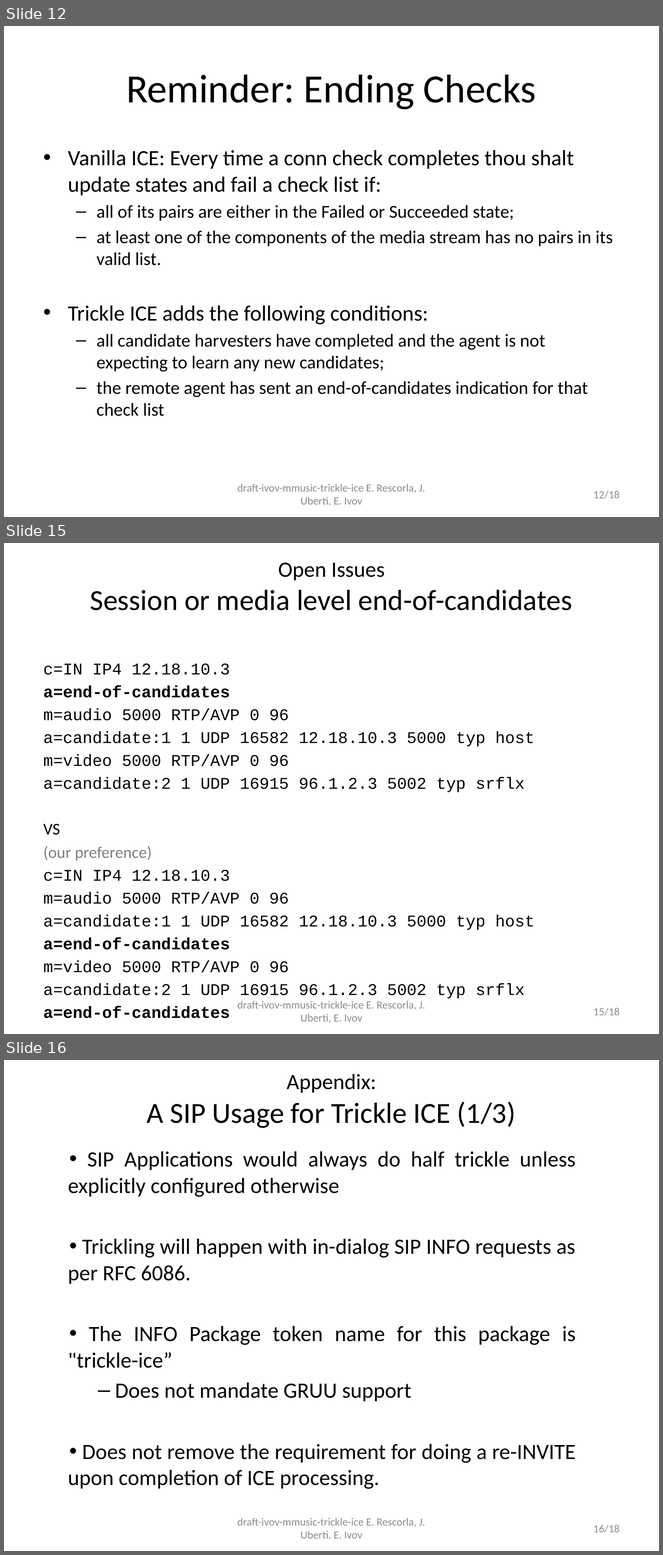
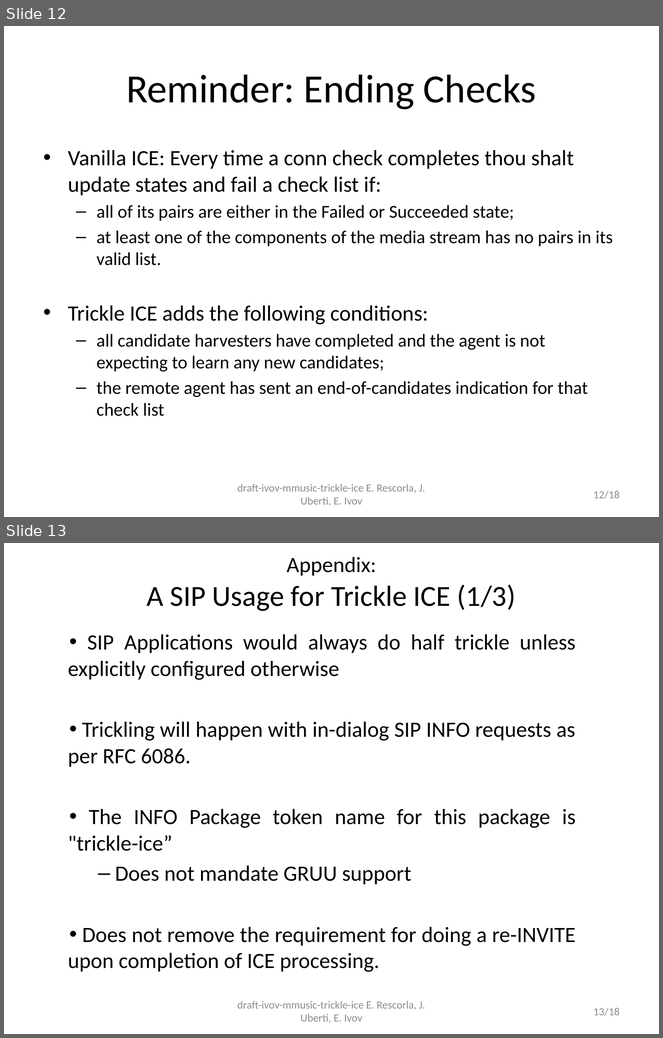
Before and after one commit to emcho/trickle-ice, a slide deck: slides/trickle-ice-iet86-orlando.pptx. Shown one above the other, each under a label of ours: slides 12, 15 and 16 before the commit, slides 12 and 13 after it; the slides between them are not shown. The pictures are 663x1555 and 663x1038 pixels, drawn with LibreOffice and Linux fonts; fonts in the diff are those of the drawing. Boxes give left, top, right and bottom in pixels: in the first picture for what was removed or moved away, otherwise in the second. Text is boxed around its words. In the diff, an @@ line names an element or a change of style, - is before the commit and + after.

```diff
--- a/slides/trickle-ice-iet86-orlando.pptx
+++ b/slides/trickle-ice-iet86-orlando.pptx
@@ slide 15 removed at (x1=4, y1=543, x2=659, y2=1034), background #FFFFFF @@
@@ title removed at (x1=90, y1=562, x2=572, y2=611) @@
-Open Issues
-Session or media level end-of-candidates
@@ text removed at (x1=44, y1=664, x2=535, y2=1019) @@
-c=IN IP4 12.18.10.3
-a=end-of-candidates
-m=audio 5000 RTP/AVP 0 96
-a=candidate:1 1 UDP 16582 12.18.10.3 5000 typ host
-m=video 5000 RTP/AVP 0 96
-a=candidate:2 1 UDP 16915 96.1.2.3 5002 typ srflx
-VS
-(our preference)
-c=IN IP4 12.18.10.3
-m=audio 5000 RTP/AVP 0 96
-a=candidate:1 1 UDP 16582 12.18.10.3 5000 typ host
-a=end-of-candidates
-m=video 5000 RTP/AVP 0 96
-a=candidate:2 1 UDP 16915 96.1.2.3 5002 typ srflx
-a=end-of-candidates
@@ text removed at (x1=237, y1=1001, x2=425, y2=1023) @@
-draft-ivov-mmusic-trickle-ice E. Rescorla, J. Uberti, E. Ivov
@@ page number removed at (x1=594, y1=1008, x2=620, y2=1016) @@
-15/18
@@ what was slide 16 is now slide 13 @@
@@ page number at (x1=594, y1=1008, x2=620, y2=1016): text changed @@
-16/18
+13/18
```
Also in this commit, not shown: 3 slides changed, 2 other slides removed, 1 other file.
